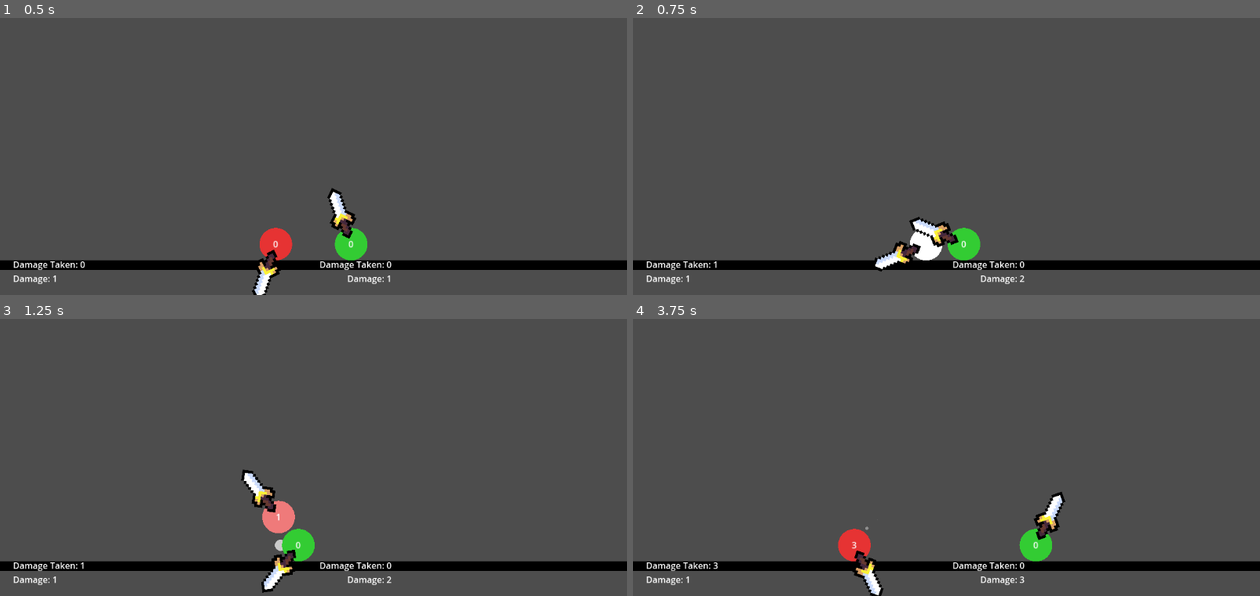
Above: before the commit, frames 1-4 (two rows, left to right).
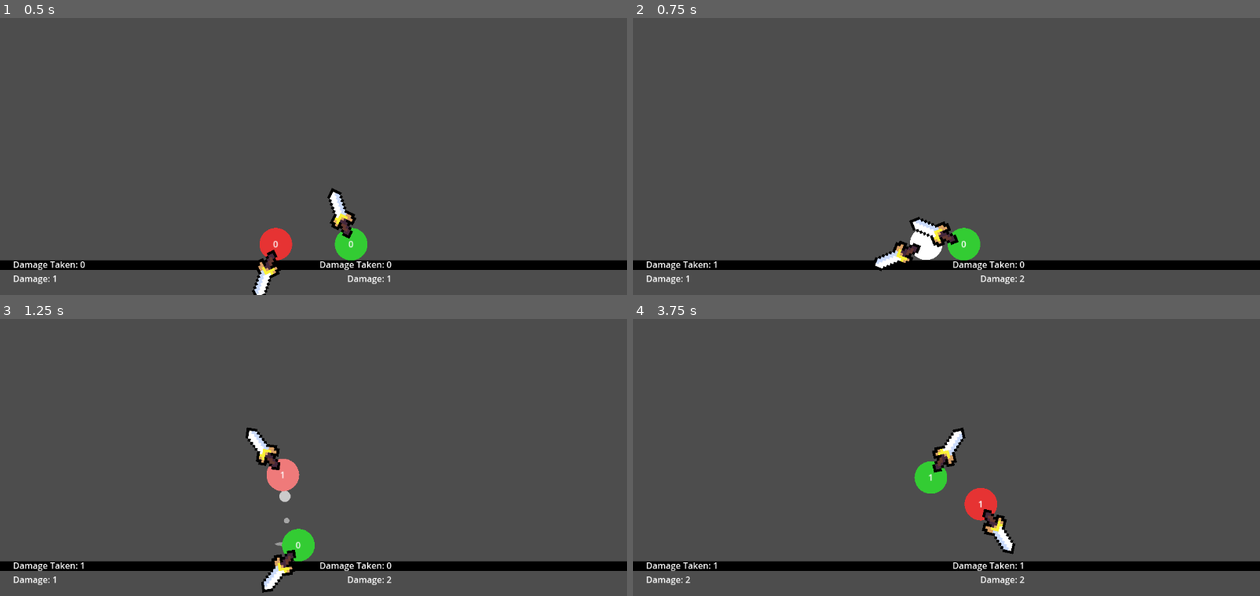
Above: after the commit, the same moments.

Repository: HarryLin349/Super-Smash-Balls
Game: Godot game, scene res://Main.tscn
The game is run twice, just before and just after one commit, with the same random seed, the same clock (stepped at 60 frames per second) and the same inputs.
Inputs:
- Up to frame 1 (0.5 s): no input
- Up to frame 2 (0.75 s): no input
- Up to frame 3 (1.25 s): no input
- Up to frame 4 (3.75 s): no input

Frame 1 is identical in both runs. In frame 2, 0.1% of the frame differs, in the area x 38-50%, y 76-92%; in frame 3, 1.8%; in frame 4, 3.5%, in the area x 8-69%, y 39-100%.

Commit message:
add damage angle variance

Diff:
--- a/Ball.gd
+++ b/Ball.gd
@@ -121,6 +121,7 @@
 		var direction := (global_position - source.global_position).normalized()
 		if direction == Vector2.ZERO:
 			direction = Vector2.RIGHT
+		direction = direction.rotated(_random_knockback_variance())
 		var scaled_impulse := damage_knockback_impulse * (1.0 + float(damage_taken) * 0.05)
 		apply_impulse(direction * scaled_impulse)
 
@@ -301,6 +302,11 @@
 		apply_impulse(Vector2(x_impulse, -random_jump_impulse))
 		_jump_cooldown = 0.35
 
+func _random_knockback_variance() -> float:
+	var rng := RandomNumberGenerator.new()
+	rng.randomize()
+	return deg_to_rad(rng.randf_range(-15.0, 15.0))
+
 func _apply_attraction_force() -> void:
 	var direction := stage_center - global_position
 	if direction.length() < 0.01:
